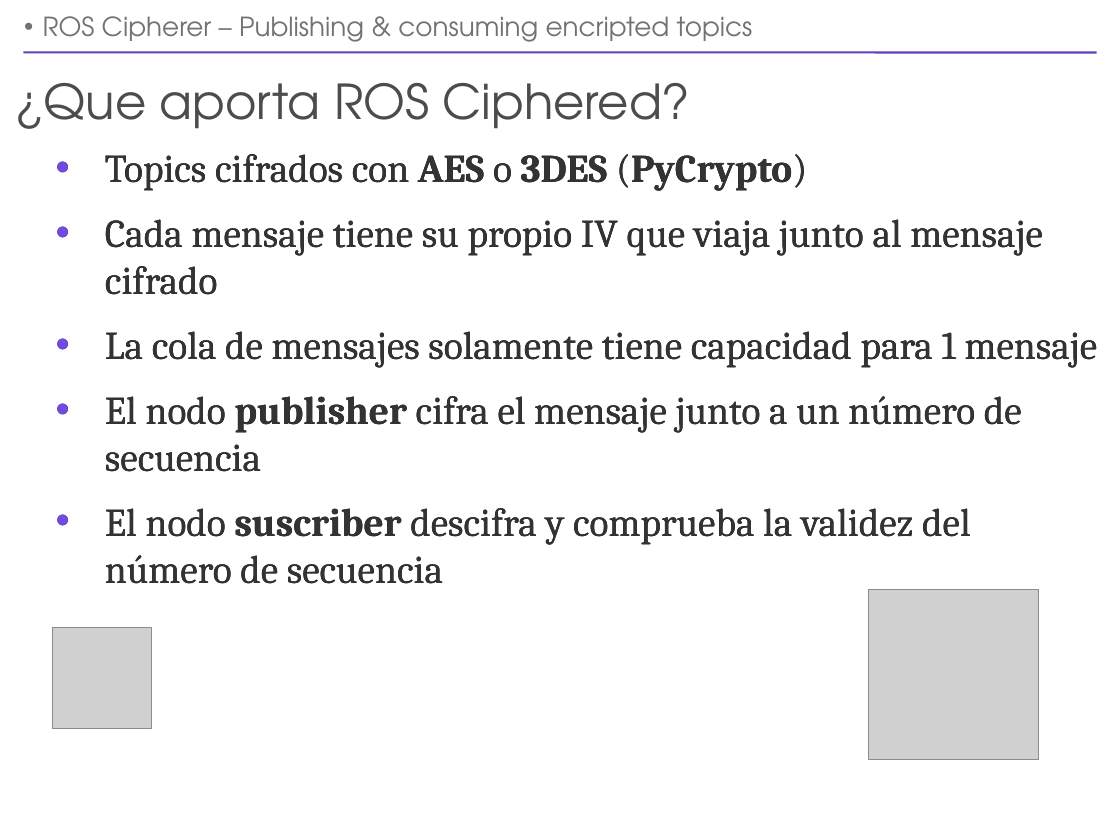
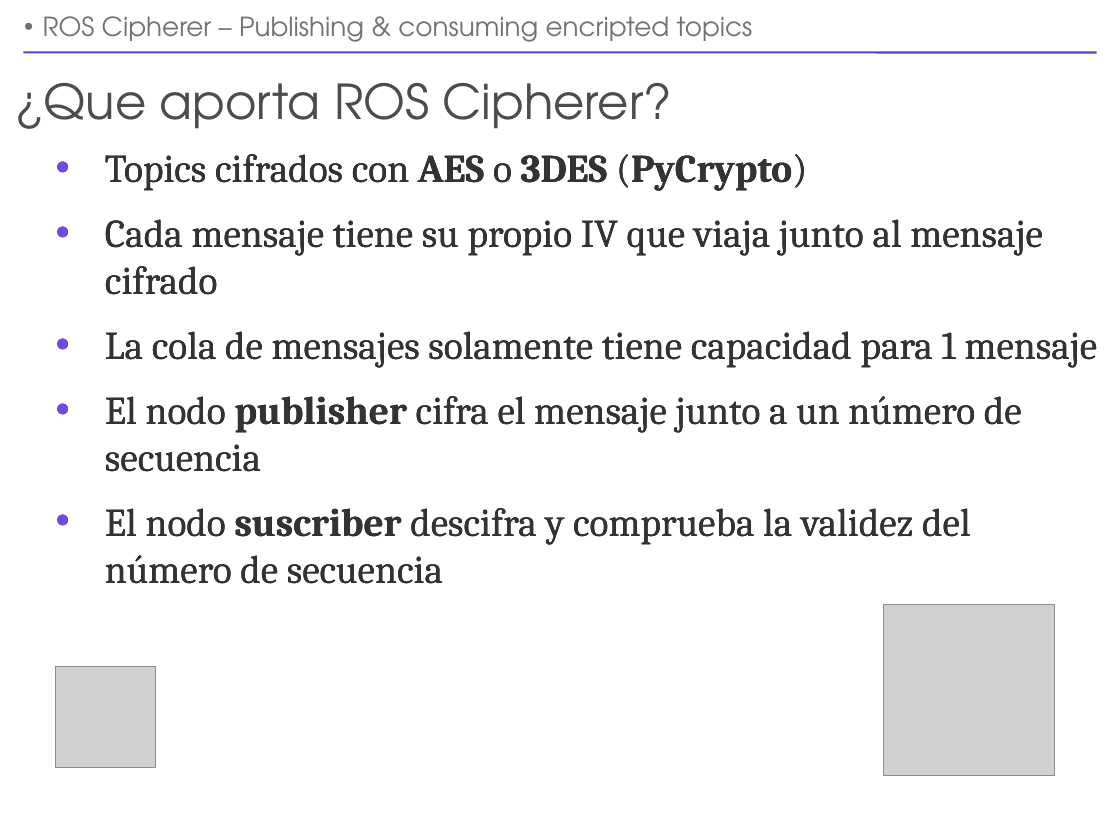
Before and after one commit to UleRobots/ROS-cipherer, a slide deck: slide 6 of doc/ros-cipherer-presentation-v2.odp. Drawn at 1120x840 pixels with LibreOffice and Linux fonts; fonts in the diff are those of the drawing; grey boxes stand for pictures. Boxes give left, top, right and bottom in pixels: in the first picture for what was removed or moved away, otherwise in the second. Text is boxed around its words. In the diff, an @@ line names an element or a change of style, - is before the commit and + after.

```diff
--- a/doc/ros-cipherer-presentation-v2.odp
+++ b/doc/ros-cipherer-presentation-v2.odp
@@ title at bbox=[16, 83, 671, 129]: text changed @@
-¿Que aporta ROS Ciphered?
+¿Que aporta ROS Cipherer?
@@ picture: place and size @@
-picture at bbox=[868, 589, 1039, 760]
+picture at bbox=[884, 605, 1055, 776]
@@ picture: place and size @@
-picture at bbox=[53, 628, 152, 729]
+picture at bbox=[56, 666, 155, 767]
```
Also in this commit, not shown: 5 other slides changed, 1 other file.
